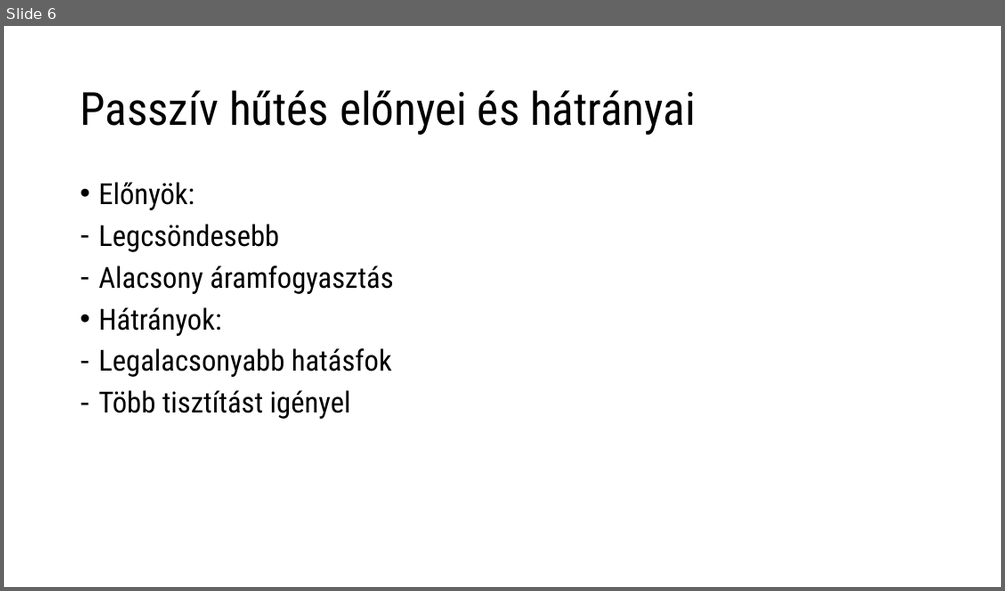
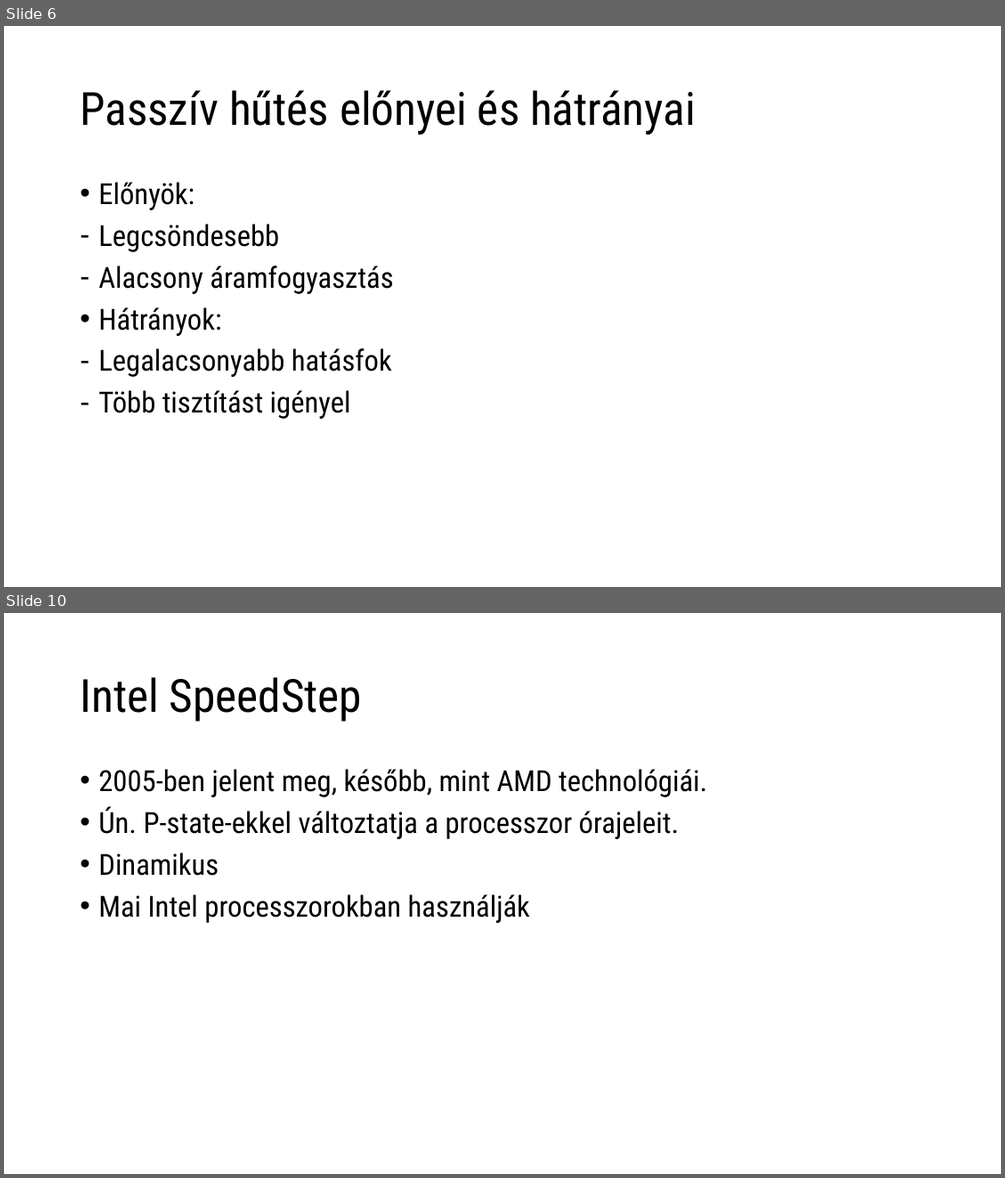
Before and after one commit to verbence/ppt-2022, a slide deck: cpuhutes.pptx. Shown one above the other, each under a label of ours: slide 6 before the commit, slides 6 and 10 after it; the slides between them are not shown. The pictures are 1005x591 and 1005x1178 pixels, drawn with LibreOffice and Linux fonts; fonts in the diff are those of the drawing. Boxes give left, top, right and bottom in pixels: in the first picture for what was removed or moved away, otherwise in the second. Text is boxed around its words. In the diff, an @@ line names an element or a change of style, - is before the commit and + after.

```diff
--- a/cpuhutes.pptx
+++ b/cpuhutes.pptx
@@ slide 10 added at (x1=4, y1=613, x2=1001, y2=1174), background #FFFFFF @@
@@ title added at (x1=80, y1=677, x2=362, y2=722), 44 pt, text #000000 @@
+Intel SpeedStep
@@ text added at (x1=98, y1=769, x2=707, y2=923), 28 pt, text #000000 @@
+• 2005-ben jelent meg, később, mint AMD technológiái.
+• Ún. P-state-ekkel változtatja a processzor órajeleit.
+• Dinamikus
+• Mai Intel processzorokban használják
```
Also in this commit, not shown: 3 slides changed, 3 other slides added, 3 slides removed.
